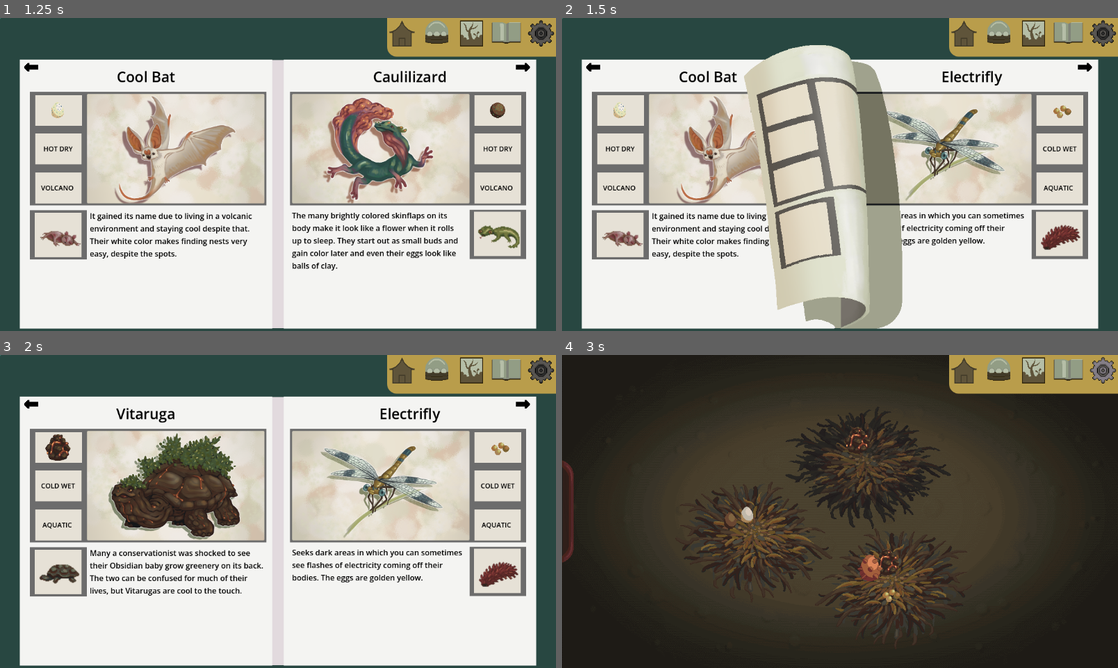
Above: before the commit, frames 1-4 (two rows, left to right).
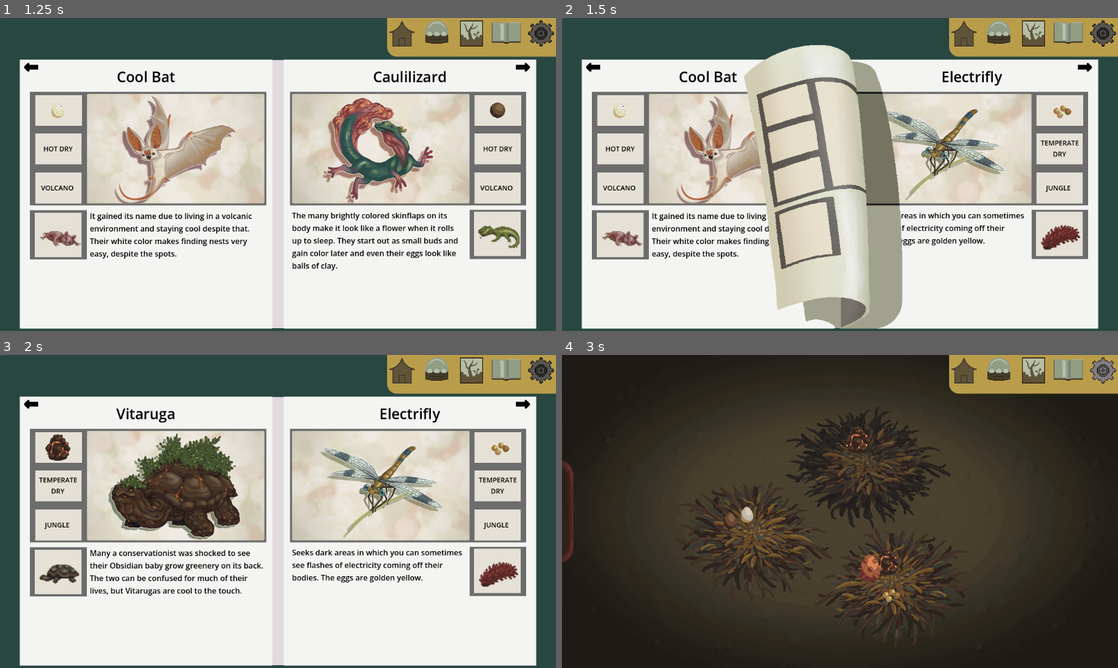
Above: after the commit, the same moments.

Repository: FrostyEmby/cafe-dot-secret-ingredient
Game: Godot game, scene res://scenes/bestiary.tscn
Two runs of this game, one before a commit and one after it. Both use one fixed random seed, a clock stepped at 60 frames per second and the inputs below. This scene is started directly instead of the project's main scene. Sound files missing from this copy of the repository are replaced by a short silence.
Inputs (mouse positions are in pixels of both pictures, inside the frame that each line leads up to):
- Up to frame 1 (1.25 s): click (522, 68) at 0.5 s
- Up to frame 2 (1.5 s): click (1084, 68) at 1.25 s
- Up to frame 3 (2 s): no input
- Up to frame 4 (3 s): click (595, 405) at 2 s; click (962, 373) at 2.75 s

Frame 1 is identical in both runs. In frame 2, 0.2% of the frame differs, in the area x 86-93%, y 39-56%; in frame 3, 0.5%, in the area x 7-93%, y 39-56%; in frame 4, nothing differs.

Commit message:
vitaruga fix

Diff:
--- a/resources/creatures/05-vitaruga.tres
+++ b/resources/creatures/05-vitaruga.tres
@@ -12,8 +12,8 @@
 type = 1
 diet = 4
 description = "Many a conservationist was shocked to see their Obsidian baby grow greenery on its back. The two can be confused for much of their lives, but Vitarugas are cool to the touch."
-incubator = 3
-terrarium = 3
+incubator = 4
+terrarium = 5
 egg = ExtResource("4_e0ref")
 baby_sprite = ExtResource("3_ucf1p")
 adult_sprite = ExtResource("2_erptm")
--- a/resources/creatures/12-mach-bird.tres
+++ b/resources/creatures/12-mach-bird.tres
@@ -10,7 +10,7 @@
 script = ExtResource("1_y56bw")
 name = "Mach Bird"
 diet = 3
-description = "The stone in their foreheads is the only thing that remains after they die.  From it a new Carbunkle hatches."
+description = "This warden of the wind is an elusive bird, because it spends most of its life in flight. Few have seen them walk and some wonder if they have feet at all."
 incubator = 7
 terrarium = 7
 egg = ExtResource("4_3cdt8")
Not shown, changed: export_presets.cfg
